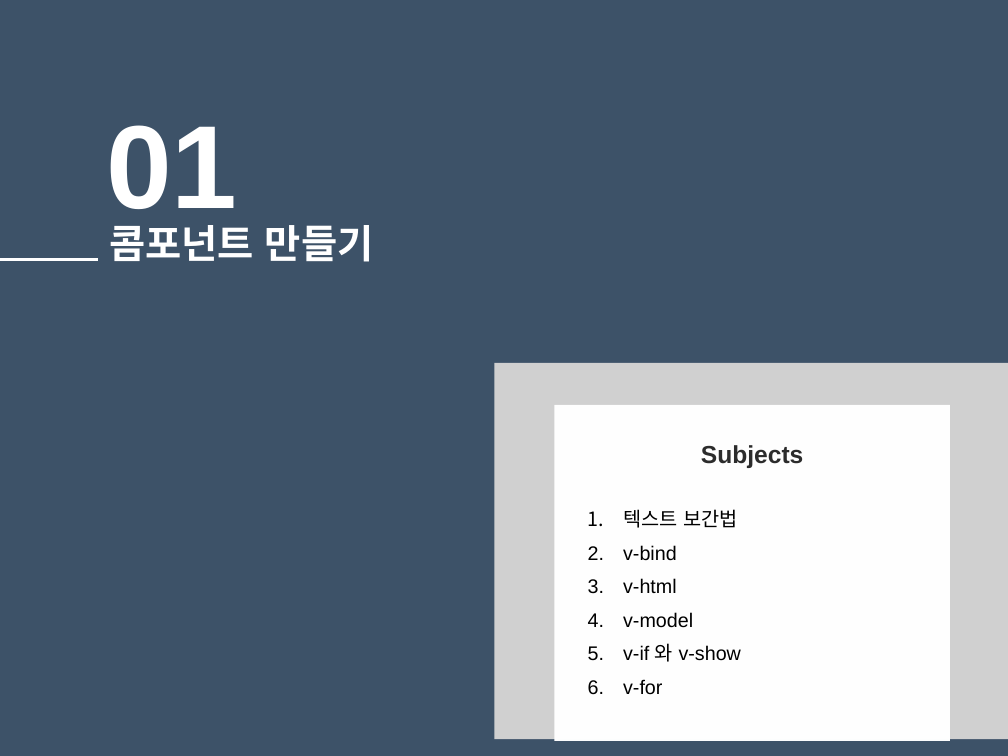
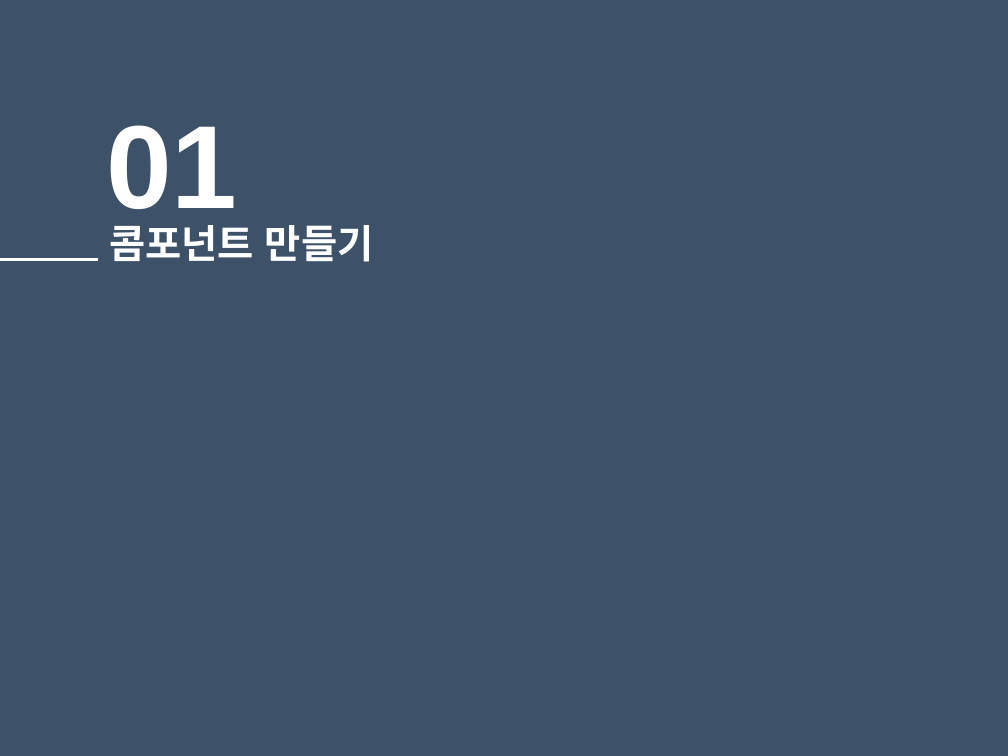
Before and after one commit to gninraw/VueTutorial, a slide deck: slide 2 of Lecture/2.Vue.js 산업체 특강(컴포넌트).pptx. Drawn at 1008x756 pixels with LibreOffice and Linux fonts; fonts in the diff are those of the drawing; grey boxes stand for pictures. Boxes give left, top, right and bottom in pixels: in the first picture for what was removed or moved away, otherwise in the second. Text is boxed around its words. In the diff, an @@ line names an element or a change of style, - is before the commit and + after.

```diff
--- a/Lecture/2.Vue.js 산업체 특강(컴포넌트).pptx
+++ b/Lecture/2.Vue.js 산업체 특강(컴포넌트).pptx
@@ picture removed at <box>494,363,1008,739</box> @@
@@ rectangle removed at <box>554,405,950,741</box> @@
-Subjects
-1. 텍스트 보간법
-2. v-bind
-3. v-html
-4. v-model
-5. v-if 와 v-show
-6. v-for
```
Also in this commit, not shown: 1 other slide changed.
